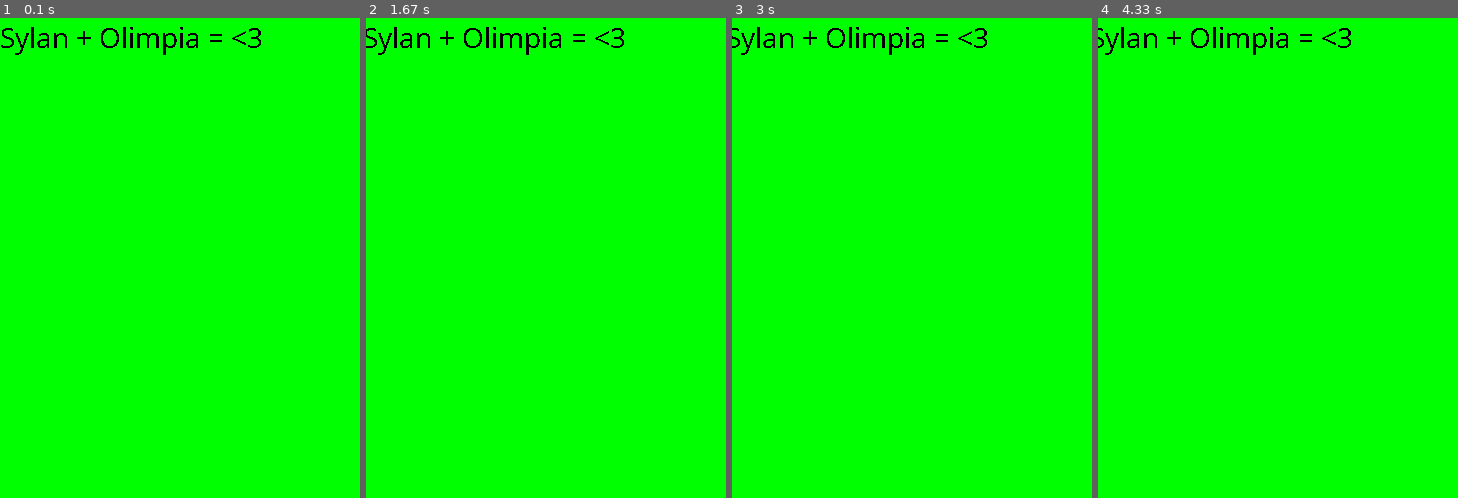
Above: before the commit, frames 1-4 (left to right).
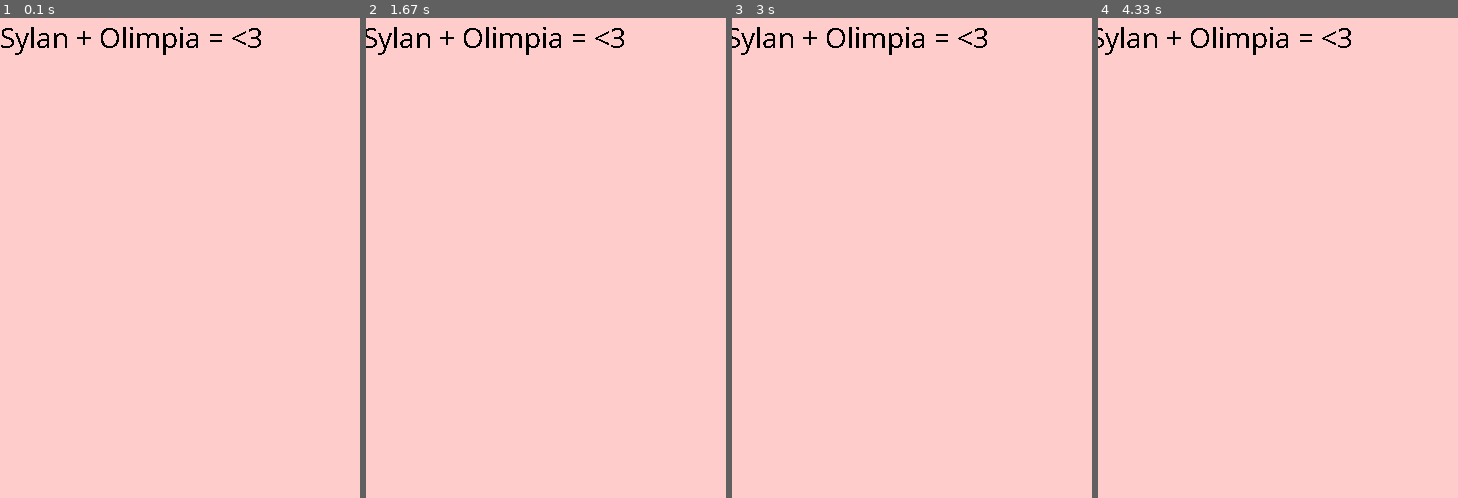
Above: after the commit, the same moments.

Repository: Olimpiaaxx/Python-Projects
Game: pygame game, started from 27112020_0941_pygametemplate.py
Same seed, same stepped clock (60 frames per second), same inputs: the game is played once before the commit and once after it.
Inputs:
- Up to frame 1 (0.1 s): no input
- Up to frame 2 (1.67 s): hold Left 0.33-0.87 s; hold Left 0.9-1.3 s; hold Left from 1.33 s (still down)
- Up to frame 3 (3 s): release Left at 1.8 s; hold Left 1.83-2.37 s; hold Left 2.4-2.8 s; hold Left from 2.83 s (still down)
- Up to frame 4 (4.33 s): release Left at 3.3 s; hold Left 3.33-3.87 s; hold Left 3.9-4.3 s

The runs differ from the first frame. In frame 1, 99% of the frame differs, in the area x 0-100%, y 0-100%; in frame 2, 99%; in frame 3, 99%; in frame 4, 99%.

Commit message:
Worked on SHMUP! and revised functions and lists

Diff:
--- /dev/null
+++ b/01122020_1121_randomstring.py
@@ -0,0 +1,6 @@
+a = "Olimpia"
+for i in a:
+    i = i.upper()
+    print(i)
+
+print(a)
--- /dev/null
+++ b/01122020_1537_shmup.py
@@ -0,0 +1,73 @@
+# Shmup game
+import pygame
+import random
+import os
+
+WIDTH = 480
+HEIGHT = 600
+FPS = 60
+
+# define colors
+WHITE = (255, 255, 255)
+BLACK = (0, 0, 0)
+RED = (255, 0, 0)
+GREEN = (0, 255, 0)
+BLUE = (0, 0, 255)
+COLOURS = [WHITE, BLACK, RED, GREEN, BLUE]
+
+# initialize pygame and create window
+pygame.init()
+pygame.mixer.init()
+screen = pygame.display.set_mode((WIDTH, HEIGHT))
+pygame.display.set_caption("Shmup!")
+clock = pygame.time.Clock()
+
+class Player(pygame.sprite.Sprite):
+    def __init__(self):
+        pygame.sprite.Sprite.__init__(self)
+        self.image = pygame.Surface((50, 40))
+        self.image.fill(GREEN)
+        self.rect = self.image.get_rect()
+        self.rect.centerx = WIDTH / 2
+        self.rect.bottom = HEIGHT - 10
+        self.speedx = 0
+
+    def update(self):
+        self.speedx = 0
+        keystate = pygame.key.get_pressed()
+        if keystate[pygame.K_LEFT]:
+            self.speedx = -5
+        if keystate[pygame.K_RIGHT]:
+            self.speedx = 5
+        self.rect.x += self.speedx
+        if self.rect.right > WIDTH:
+            self.rect.right = WIDTH
+        if self.rect.left < 0:
+            self.rect.left = 0
+
+all_sprites = pygame.sprite.Group()
+player = Player()
+all_sprites.add(player)
+# Game loop
+running = True
+while running:
+    # keep loop running at the right speed
+    clock.tick(FPS)
+    # process input (events)
+    for event in pygame.event.get():
+        # check for closing the window
+        if event.type == pygame.QUIT:
+            running = False
+
+
+    # Update
+    all_sprites.update()
+
+
+    # Draw / render
+    screen.fill(BLACK)
+    all_sprites.draw(screen)
+    # *after* drawing everything, flip the display
+    pygame.display.flip()
+
+pygame.quit()
--- /dev/null
+++ b/01122020_1650_makinglists.py
@@ -0,0 +1,45 @@
+# Make a function that takes a list and prints each item
+def printList(listToPrint, generalList):
+    for x in listToPrint:
+        print(x)
+    for y in generalList:
+        print(y)
+
+arr = ["mouse", "keyboard", "screen"]
+arr2 = ["mggouse", "keyboard", "gggfhdfg"]
+
+#printList(arr, arr2)
+# Make a function that takes a tuple and prints each item
+
+def printTuple(tupleToPrint, generalTupleList):
+    for a in tupleToPrint:
+        print(a)
+    for b in generalTupleList:
+        print(b)
+
+
+
+
+
+
+listA = ("pepsi", "fanta", "milk")
+listB = ("cookies", "burger", "abanana")
+
+
+
+
+
+
+
+
+
+
+
+
+
+def printTupleTwo(tup):
+
+    for a in tup:
+        print(a)
+
+printTupleTwo((50, 40))
--- a/27112020_0941_pygametemplate.py
+++ b/27112020_0941_pygametemplate.py
@@ -12,6 +12,7 @@
 RED = (255, 0, 0)
 GREEN = (0, 255, 0)
 BLUE = (0, 0, 255)
+PINK = (255, 204, 204)
 COLOURS = [WHITE, BLACK, RED, GREEN, BLUE]
 
 # initialize pygame and create window
@@ -50,7 +51,7 @@
     # Update
 
     # Draw / render
-    screen.fill(GREEN)
+    screen.fill(PINK)
     screen.blit(textsurface,(text_pos_x, text_pos_y))
     #text_pos_x += i
     #text_pos_y += j
